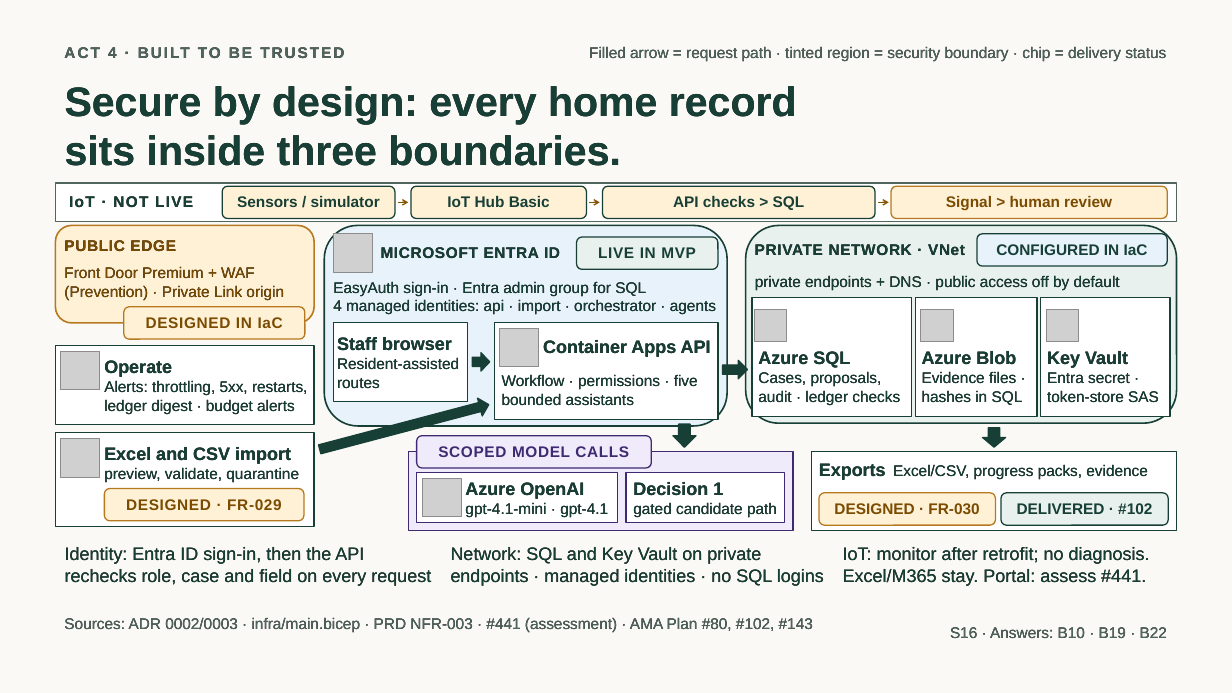
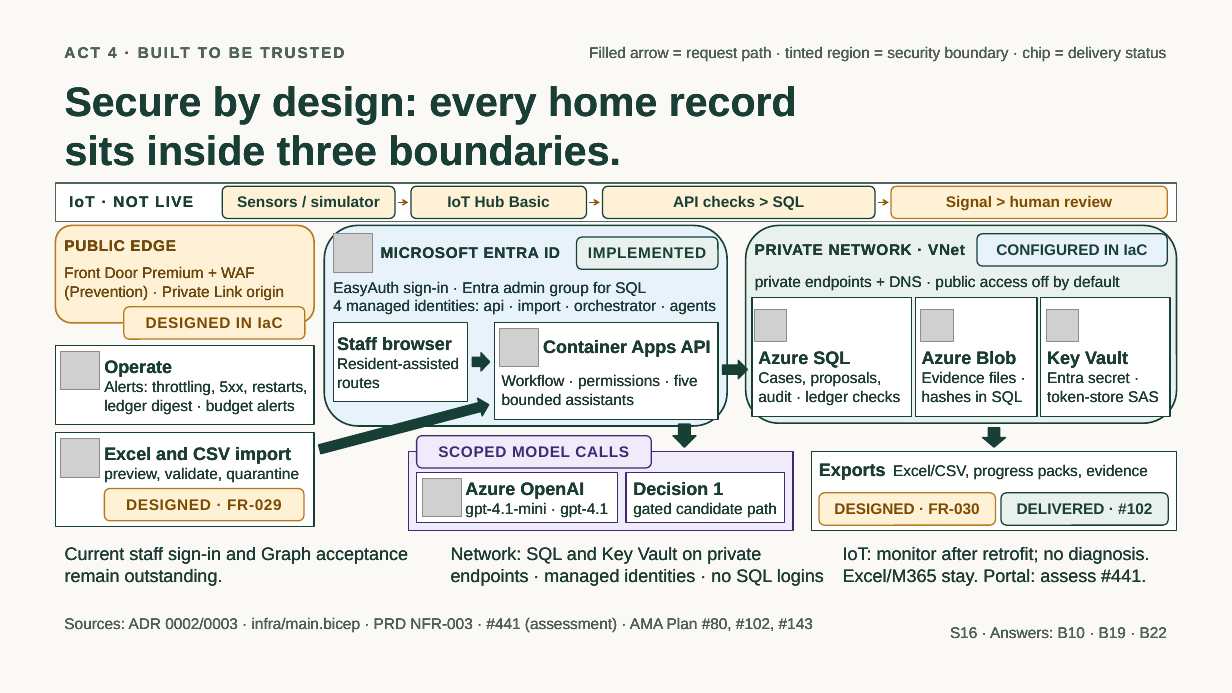
Before and after one commit to jmservera/ama, a slide deck: slide 19 of docs/capstone/deck/zava-forward-cowork-v2-draft.pptx. Drawn at 1232x693 pixels with LibreOffice and Linux fonts; fonts in the diff are those of the drawing; grey boxes stand for pictures. Boxes give left, top, right and bottom in pixels: in the first picture for what was removed or moved away, otherwise in the second. Text is boxed around its words. In the diff, an @@ line names an element or a change of style, - is before the commit and + after.

```diff
--- a/docs/capstone/deck/zava-forward-cowork-v2-draft.pptx
+++ b/docs/capstone/deck/zava-forward-cowork-v2-draft.pptx
@@ text in rounded rectangle at (588, 247, 706, 258): text changed @@
-LIVE IN MVP
+IMPLEMENTED
@@ text at (65, 547, 408, 586): text changed @@
-Identity: Entra ID sign-in, then the API rechecks role, case and field on every request
+Current staff sign-in and Graph acceptance remain outstanding.
```
Also in this commit, not shown: 31 other slides changed, 24 other files.
